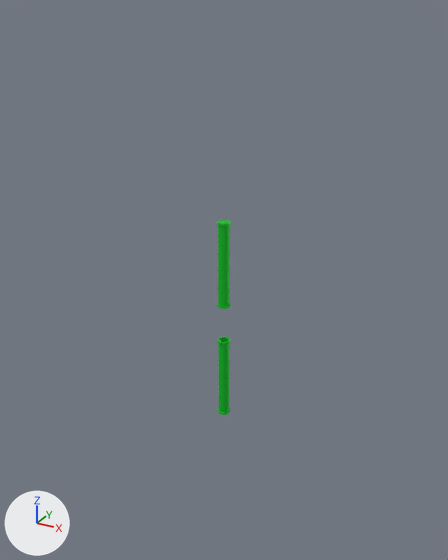
Renders of the Blender file scenes/pipe.blend from each side of a commit.
Both versions are drawn from a camera (50 mm lens) standing at (40.6, -73.9, 44.0) and looking at (-1.3, 2.3, 5.9). Every picture has the same lights, and +X, +Y and +Z are marked at lower left. The picture after the commit comes second.

The older version as bpy lines, for what is in view:
```python
me_cylinder = bpy.data.meshes.new('Cylinder')
me_cylinder.from_pydata(...)  # 640 vertices, 580 faces; spans x -1.0..1.0, y -1.0..1.0, z -11.0..21.3
# faces by material slot: [290, 290]
me_cylinder.materials.append(mat_material_001)  # green #00ca26
me_cylinder.materials.append(mat_material_003)  # green #00ca26
ob_cylinder = bpy.data.objects.new('Cylinder', me_cylinder)
ob_cylinder.location = (0.0, 0.0, -5.3)
```
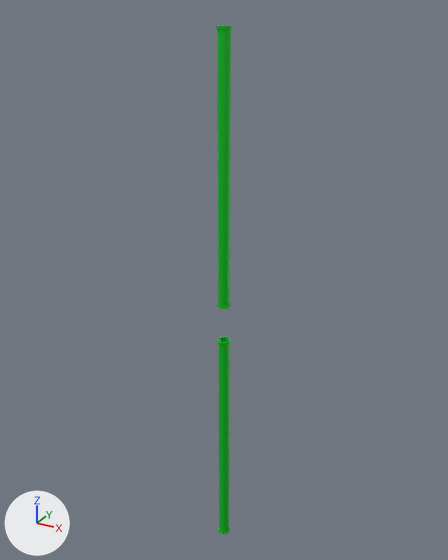
Pixel boxes [x1, y1, x2, y2] of what changed, in the pictures (448 x 560 px; the box of a moved part takes in the faces that stretch with it):
'Cylinder', reshaped (13% wider, 160% taller): before [217, 220, 231, 415]; after [216, 25, 232, 534]
part 1 of me_cylinder, moved or reshaped: before [218, 343, 230, 415]; after [218, 343, 230, 534]
part 2 of me_cylinder, moved or reshaped: before [217, 220, 231, 229]; after [216, 25, 232, 229]

What the commit changed:
me_cylinder is used by ob_cylinder; location (0.0, 0.0, -5.3).
me_cylinder had 640 vertices, 580 faces and spanned x -1.0..1.0, y -1.0..1.0, z -11.0..21.3.
me_cylinder now has 640 vertices, 580 faces and spans x -1.0..1.0, y -1.0..1.0, z -36.6..47.2.
me_cylinder part 1: all 128 vertices in x -1.0..1.0, y -1.0..1.0, z -11.0..-9.4 are moved by (0.0, 0.0, -25.7).
me_cylinder part 2: all 128 vertices in x -1.0..1.0, y -1.0..1.0, z 19.8..21.3 are moved by (0.0, 0.0, 25.8).
